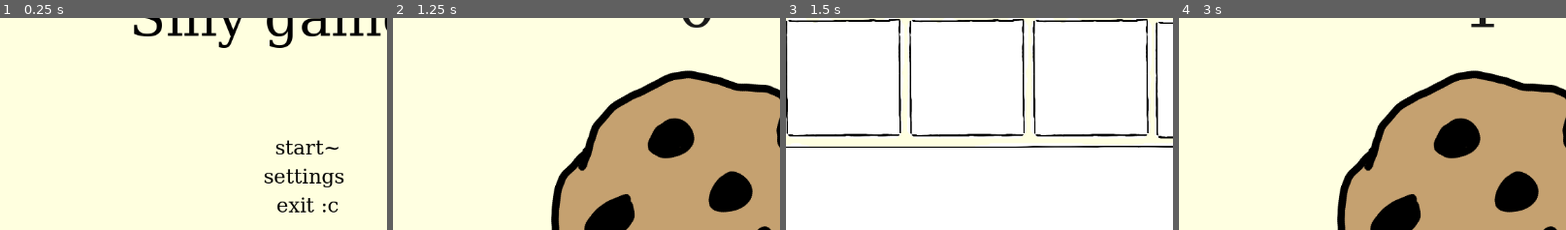
Above: before the commit, frames 1-4 (left to right).
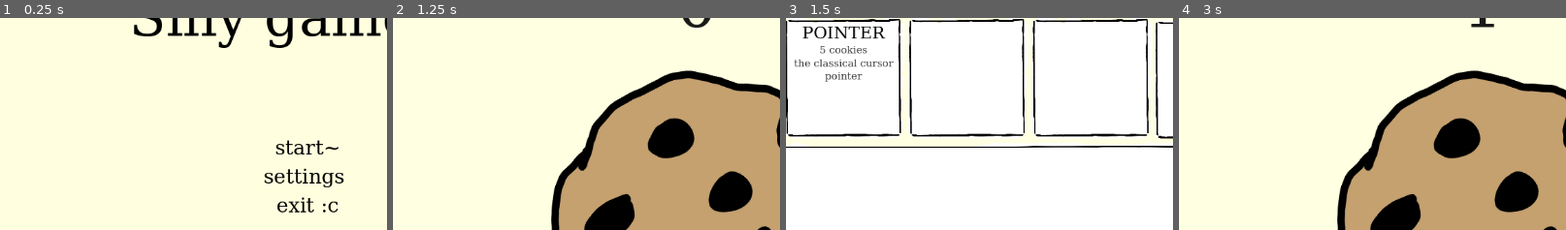
Above: after the commit, the same moments.

Repository: FoxyIsCoding/shorkyy
Game: Godot game, scene res://scenes/menu.tscn
Same seed, same stepped clock (60 frames per second), same inputs: the game is played once before the commit and once after it.
Inputs (mouse positions are % of the whole screen's width and height, from its top left):
- Up to frame 1 (0.25 s): no input
- Up to frame 2 (1.25 s): click "start~" at 0.5 s
- Up to frame 3 (1.5 s): click (92, 92) at 1.25 s
- Up to frame 4 (3 s): click (95, 7) at 2 s; click (50, 59) at 2.75 s
The pictures show only the part of the screen within x 11-60%, y 12-62%; the shares and areas given below are measured in that part.

Frames 1-2 are identical in both runs. In frame 3, 1.5% of the frame differs, in the area x 2-28%, y 3-31%; in frame 4, nothing differs.
Error in both runs: Invalid assignment of property or key 'text' with value of type 'int' on a base object of type 'Label'. (res://scripts/cookieController.gd:26)

Commit message:
placeholder for shop items

Diff:
--- a/scenes/shop.tscn
+++ b/scenes/shop.tscn
@@ -14,6 +14,9 @@
 
 [sub_resource type="StyleBoxTexture" id="StyleBoxTexture_y6sft"]
 texture = ExtResource("6_ajxib")
+
+[sub_resource type="SystemFont" id="SystemFont_y6sft"]
+font_names = PackedStringArray("Cursive")
 
 [sub_resource type="StyleBoxTexture" id="StyleBoxTexture_m4ofw"]
 texture = ExtResource("7_y6sft")
@@ -89,22 +92,67 @@
 layout_mode = 2
 theme_override_styles/panel = SubResource("StyleBoxTexture_y6sft")
 
-[node name="Panel2" type="Panel" parent="HBoxContainer2"]
+[node name="VBoxContainer" type="VBoxContainer" parent="HBoxContainer2/pointer"]
+custom_minimum_size = Vector2(6.635, 56.825)
+layout_mode = 1
+anchors_preset = -1
+anchor_left = 0.044444446
+anchor_top = 0.03888889
+anchor_right = 0.95555556
+anchor_bottom = 0.95
+grow_horizontal = 2
+grow_vertical = 2
+metadata/_edit_use_anchors_ = true
+
+[node name="TextureRect" type="TextureRect" parent="HBoxContainer2/pointer/VBoxContainer"]
+layout_mode = 2
+
+[node name="Label" type="Label" parent="HBoxContainer2/pointer/VBoxContainer"]
+layout_mode = 2
+theme_override_colors/font_color = Color(0, 0, 0, 1)
+theme_override_fonts/font = SubResource("SystemFont_y6sft")
+theme_override_font_sizes/font_size = 25
+text = "Pointer"
+horizontal_alignment = 1
+vertical_alignment = 1
+uppercase = true
+
+[node name="Label2" type="Label" parent="HBoxContainer2/pointer/VBoxContainer"]
+layout_mode = 2
+theme_override_colors/font_color = Color(0.19434929, 0.19434926, 0.19434926, 1)
+theme_override_fonts/font = SubResource("SystemFont_y6sft")
+theme_override_font_sizes/font_size = 15
+text = "5 cookies"
+horizontal_alignment = 1
+vertical_alignment = 1
+
+[node name="Label3" type="Label" parent="HBoxContainer2/pointer/VBoxContainer"]
+custom_minimum_size = Vector2(24.665, 5.205)
+layout_mode = 2
+theme_override_colors/font_color = Color(0.19434929, 0.19434926, 0.19434926, 1)
+theme_override_fonts/font = SubResource("SystemFont_y6sft")
+theme_override_font_sizes/font_size = 15
+text = "the classical cursor pointer"
+horizontal_alignment = 1
+vertical_alignment = 1
+autowrap_mode = 2
+
+[node name="femboys" type="Panel" parent="HBoxContainer2"]
 custom_minimum_size = Vector2(180, 180)
 layout_mode = 2
 theme_override_styles/panel = SubResource("StyleBoxTexture_y6sft")
 
-[node name="Panel3" type="Panel" parent="HBoxContainer2"]
+[node name="golden_cookie" type="Panel" parent="HBoxContainer2"]
 custom_minimum_size = Vector2(180, 180)
 layout_mode = 2
 theme_override_styles/panel = SubResource("StyleBoxTexture_y6sft")
 
-[node name="Panel" type="Panel" parent="HBoxContainer2"]
+[node name="blahaj" type="Panel" parent="HBoxContainer2"]
 custom_minimum_size = Vector2(180, 180)
 layout_mode = 2
 theme_override_styles/panel = SubResource("StyleBoxTexture_m4ofw")
 
-[node name="Panel4" type="Panel" parent="HBoxContainer2"]
+[node name="useless_coin" type="Panel" parent="HBoxContainer2"]
 custom_minimum_size = Vector2(180, 180)
 layout_mode = 2
 theme_override_styles/panel = SubResource("StyleBoxTexture_m4ofw")
Not shown: 1 places in scenes/shop.tscn that only renumber resources
Not shown, changed: assets/my majestic art made in MS paint lol/buttons ig/the hamburger kinda looking menu button/menu.afphoto~lock~
Not shown, changed: assets/my majestic art made in MS paint lol/buttons ig/the hamburger kinda looking menu button/menu_hover.afphoto~lock~
Not shown, changed: assets/my majestic art made in MS paint lol/buttons ig/the hamburger kinda looking menu button/menu_presssed.afphoto~lock~
Not shown, changed: assets/my majestic art made in MS paint lol/buttons ig/the majestic exit-close button/close.afphoto~lock~
Not shown, changed: assets/my majestic art made in MS paint lol/buttons ig/the majestic exit-close button/close_hover.afphoto~lock~
Not shown, changed: assets/my majestic art made in MS paint lol/buttons ig/the majestic exit-close button/close_pressed.afphoto~lock~
Not shown, changed: assets/my majestic art made in MS paint lol/cookiee.afphoto~lock~
Not shown, changed: assets/my majestic art made in MS paint lol/shop_hover.afphoto~lock~
Not shown, changed: assets/my majestic art made in MS paint lol/ui art/box_recommended.afphoto~lock~
Not shown, changed: assets/my majestic art made in MS paint lol/ui art/box_recommended_new.afphoto~lock~
Not shown, changed: assets/my majestic art made in MS paint lol/ui art/sillest cookie.afphoto~lock~
